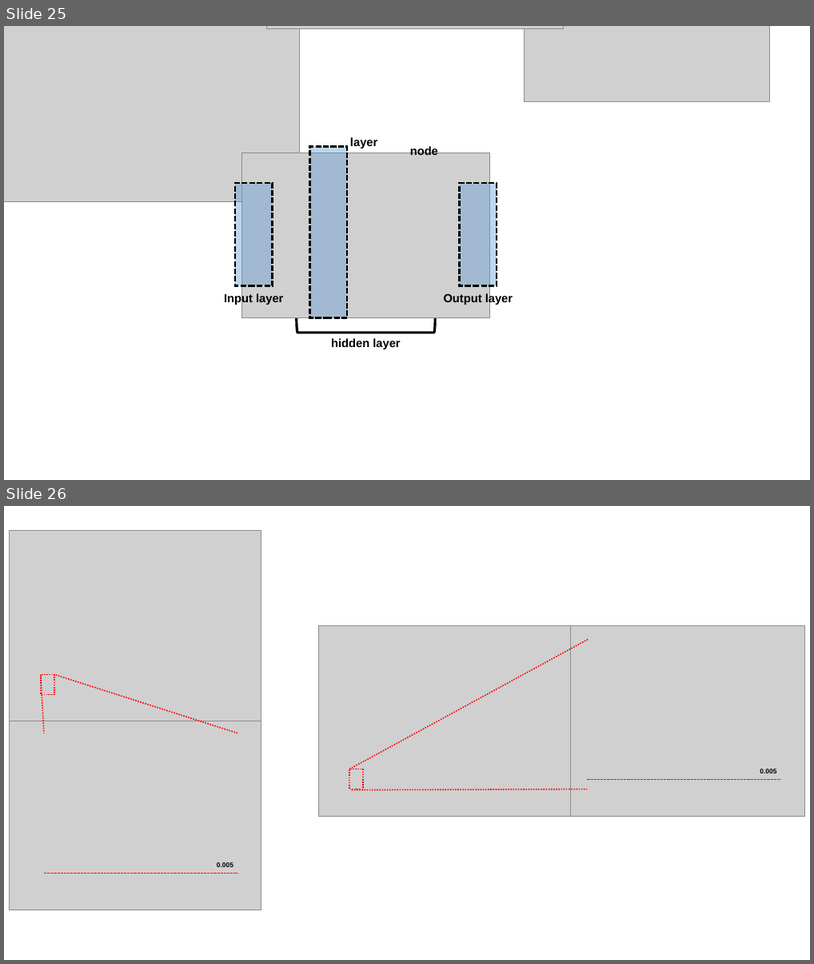
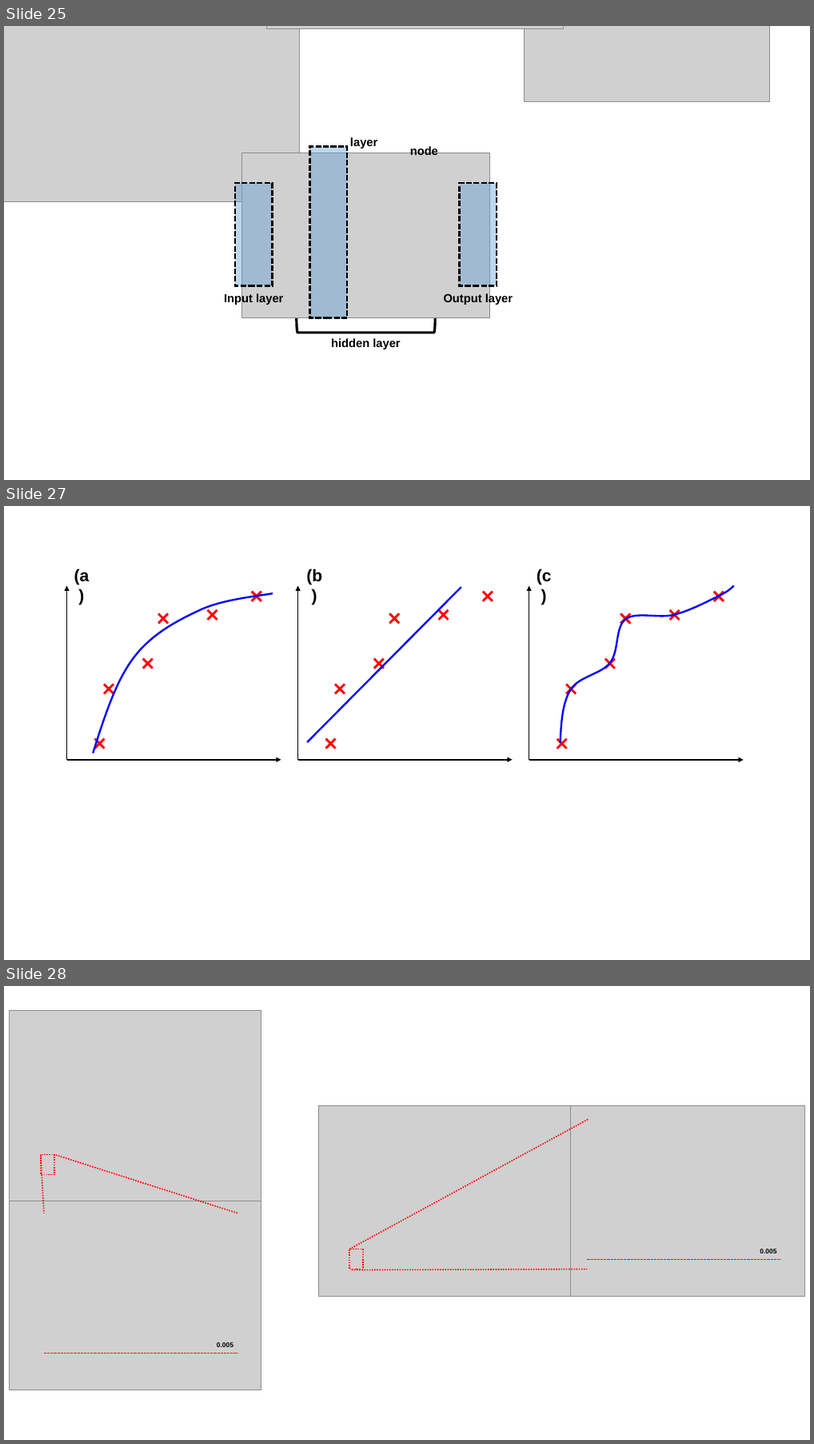
Before and after one commit to jglee96/NBTP_Lab, a slide deck: 개인/석사학위논문/그림.pptx. Shown one above the other, each under a label of ours: slides 25 and 26 before the commit, slides 25, 27 and 28 after it; the slides between them are not shown. The pictures are 814x964 and 814x1444 pixels, drawn with LibreOffice and Linux fonts; fonts in the diff are those of the drawing; grey boxes stand for pictures. Boxes give left, top, right and bottom in pixels: in the first picture for what was removed or moved away, otherwise in the second. Text is boxed around its words. In the diff, an @@ line names an element or a change of style, - is before the commit and + after.

```diff
--- a/개인/석사학위논문/그림.pptx
+++ b/개인/석사학위논문/그림.pptx
@@ slide 27 added at (x1=4, y1=506, x2=810, y2=960), background #FFFFFF @@
@@ text added at (x1=74, y1=568, x2=90, y2=585), 20 pt, text #000000, bold @@
+(a)
@@ text added at (x1=306, y1=568, x2=322, y2=585), 20 pt, text #000000, bold @@
+(b)
@@ text added at (x1=537, y1=568, x2=552, y2=585), 20 pt, text #000000, bold @@
+(c)
@@ group added at (x1=67, y1=586, x2=281, y2=760): 6 crosses, 2 arrows, 1 freeform shape @@
@@ group added at (x1=298, y1=586, x2=513, y2=760): 6 crosses, 2 arrows, 1 line @@
@@ group added at (x1=530, y1=586, x2=744, y2=760): 6 crosses, 2 arrows, 1 freeform shape @@
@@ what was slide 26 is now slide 28 @@
```
Also in this commit, not shown: 1 other slide added, 1 other file.
